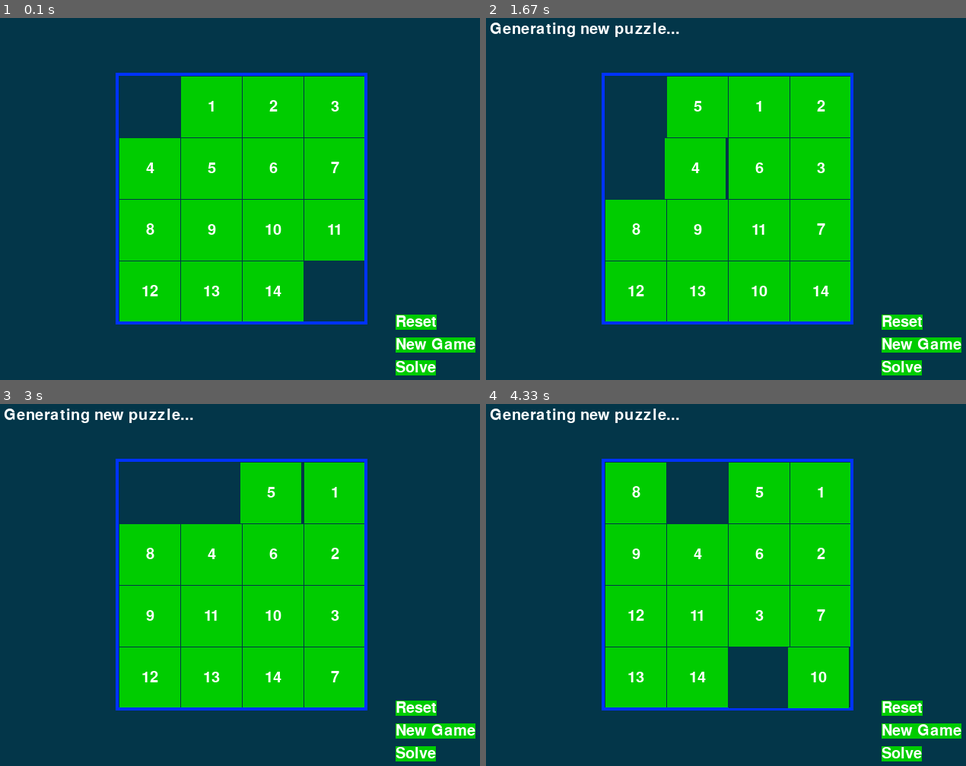
Above: before the commit, frames 1-4 (two rows, left to right).
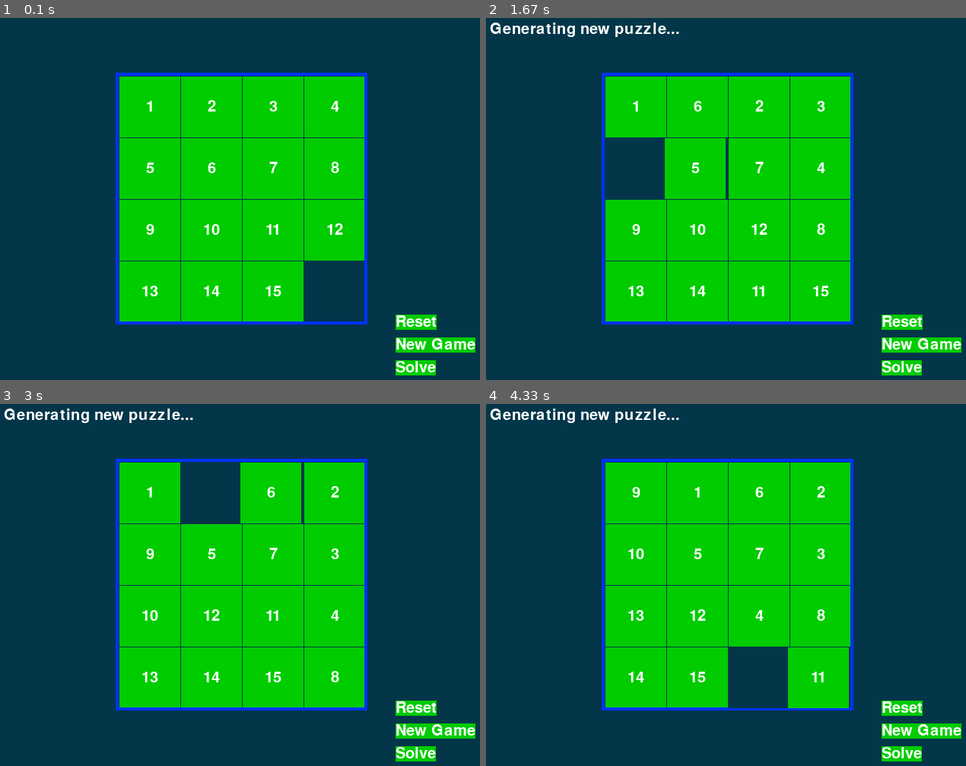
Above: after the commit, the same moments.

Repository: waitisthatv/csc125
Game: pygame game, started from Documents/csc125/proj05/proj05buggy/slidepuzzle_buggy8.py
Same seed, same stepped clock (60 frames per second), same inputs: the game is played once before the commit and once after it.
Inputs:
- Up to frame 1 (0.1 s): no input
- Up to frame 2 (1.67 s): tap A at 0.33 s
- Up to frame 3 (3 s): no input
- Up to frame 4 (4.33 s): no input

The runs differ from the first frame. In frame 1, 2.7% of the frame differs, in the area x 24-72%, y 16-77%; in frame 2, 2.7%; in frame 3, 2.7%; in frame 4, 2.7%.

Commit message:
Update slidepuzzle_buggy8.py
correcting the value for counter to fix blank spaces. preparing to test before adding debug journal at the end

Diff:
--- a/Documents/csc125/proj05/proj05buggy/slidepuzzle_buggy8.py
+++ b/Documents/csc125/proj05/proj05buggy/slidepuzzle_buggy8.py
@@ -137,7 +137,9 @@
     # Return a board data structure with tiles in the solved state.
     # For example, if BOARDWIDTH and BOARDHEIGHT are both 3, this function
     # returns [[1, 4, 7], [2, 5, 8], [3, 6, BLANK]]
-    counter = 0
+    # since the counter is starting at 0, one tile is treated as false causing the second
+    # blank spot. changing it to equal 1 should fix this bug and have only one empty spot.
+    counter = 1
     board = []
     for x in range(BOARDWIDTH):
         column = []
@@ -334,4 +336,5 @@
 
 
 if __name__ == '__main__':
+
     main()
